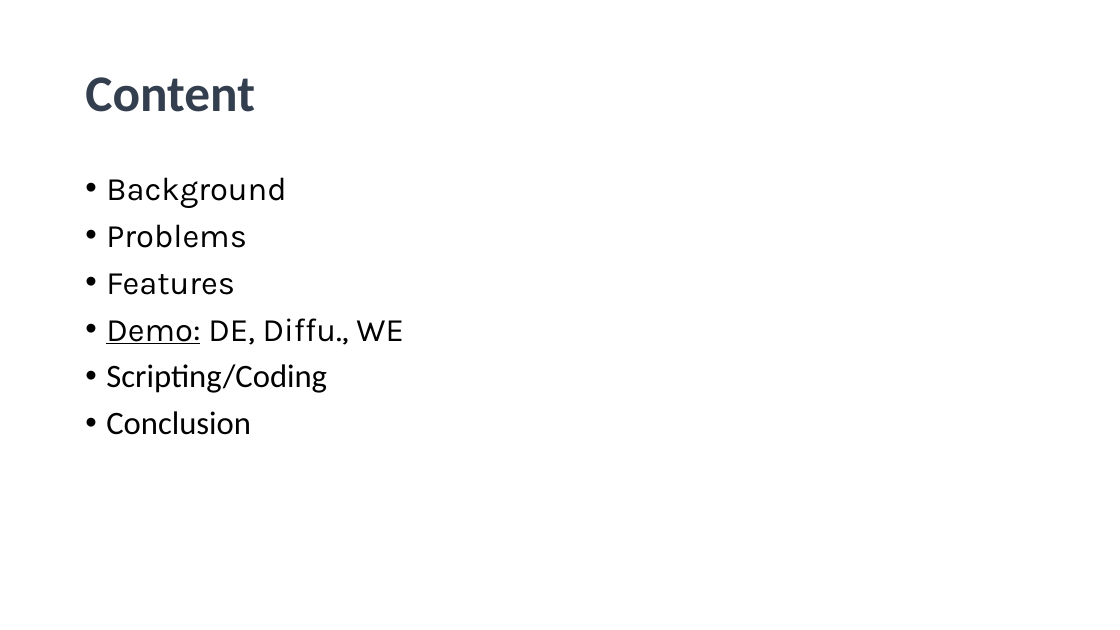
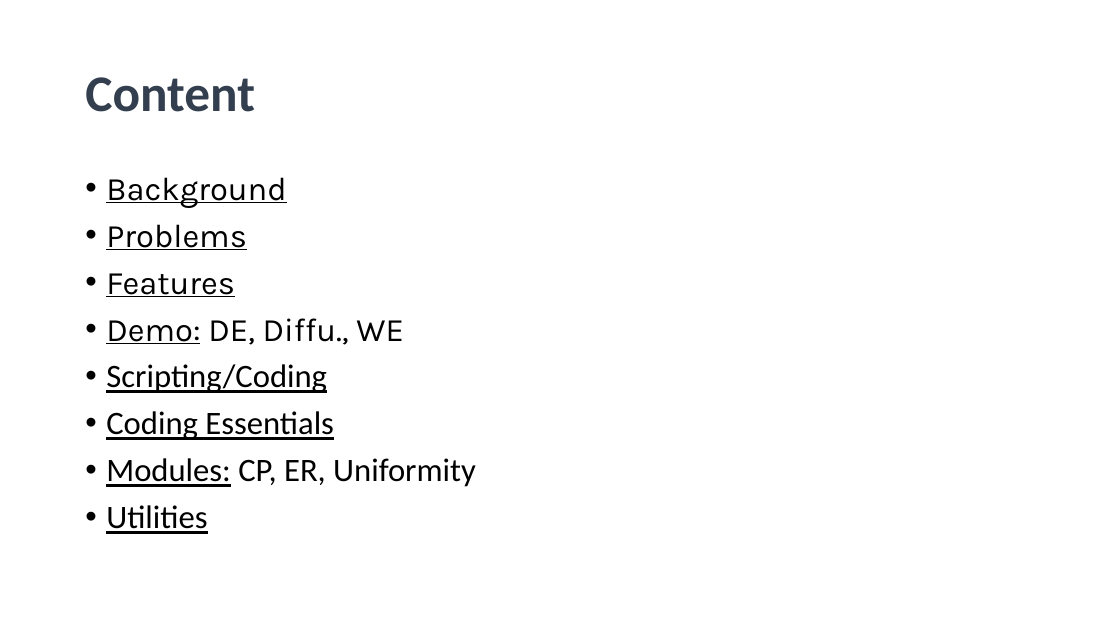
Before and after one commit to abhi3700/AutoPlot, a slide deck: slide 2 of sessions/1/AutoPlot_session_1.pptx. Drawn at 1120x630 pixels with LibreOffice and Linux fonts; fonts in the diff are those of the drawing; background and template pictures are left out. Boxes give left, top, right and bottom in pixels: in the first picture for what was removed or moved away, otherwise in the second. Text is boxed around its words. In the diff, an @@ line names an element or a change of style, - is before the commit and + after.

```diff
--- a/sessions/1/AutoPlot_session_1.pptx
+++ b/sessions/1/AutoPlot_session_1.pptx
@@ text at (x1=106, y1=177, x2=327, y2=393): underline on in "Background", "Problems", "Features", "Scripting/Coding" @@
@@ text at (x1=106, y1=411, x2=476, y2=534): text changed @@
-• Conclusion
+• Coding Essentials
+• Modules: CP, ER, Uniformity
+• Utilities
```
Also in this commit, not shown: 4 other slides changed, 5 slides added, 7 other files.
